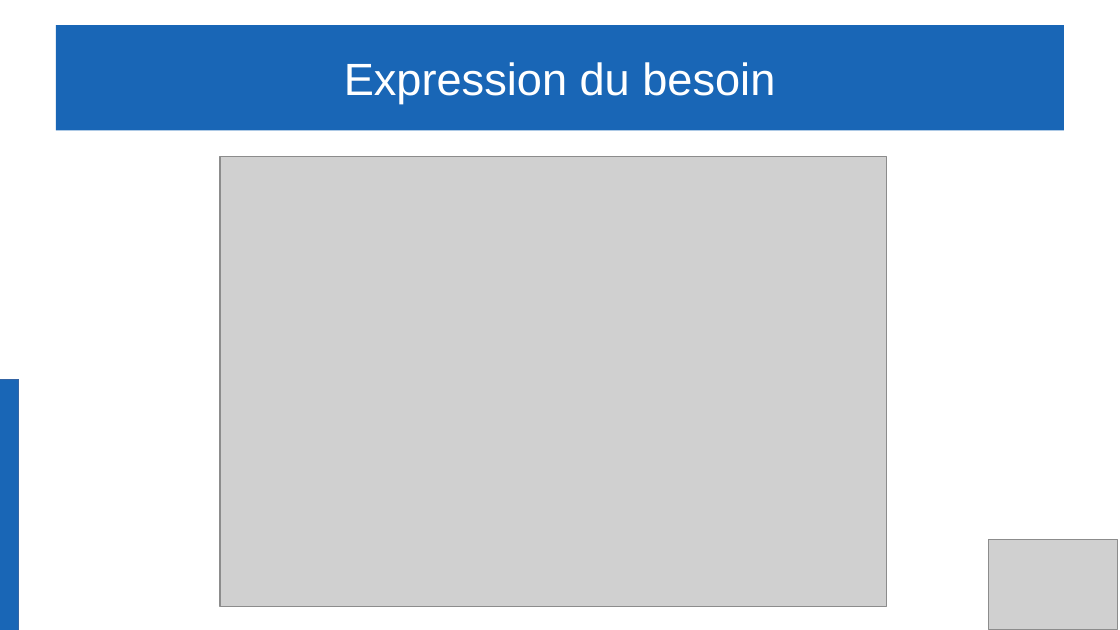
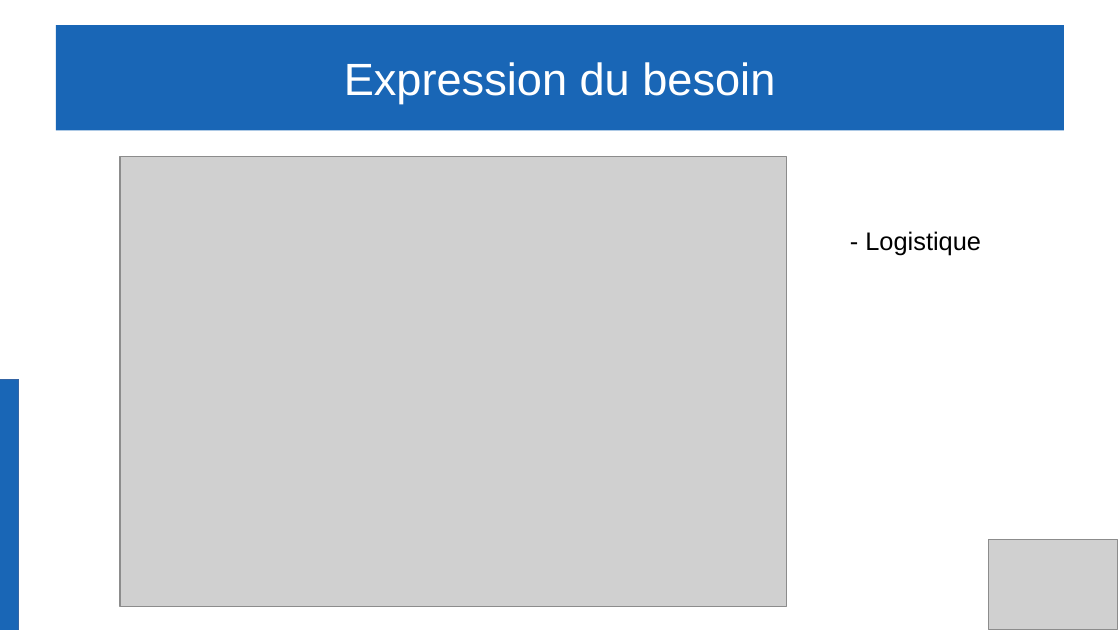
Before and after one commit to Gabin221/Tracking-BLE-documents, a slide deck: slide 3 of Revues/Revues2/Partie commune/presentation_yahya_andrea_gabin.odp. Drawn at 1120x630 pixels with LibreOffice and Linux fonts; fonts in the diff are those of the drawing; grey boxes stand for pictures. Boxes give left, top, right and bottom in pixels: in the first picture for what was removed or moved away, otherwise in the second. Text is boxed around its words. In the diff, an @@ line names an element or a change of style, - is before the commit and + after.

```diff
--- a/Revues/Revues2/Partie commune/presentation_yahya_andrea_gabin.odp
+++ b/Revues/Revues2/Partie commune/presentation_yahya_andrea_gabin.odp
@@ picture moved from (x1=221, y1=157, x2=887, y2=607) to (x1=120, y1=157, x2=787, y2=607) @@
@@ text added at (x1=865, y1=231, x2=981, y2=255), 18 pt, text #000000 @@
+- Logistique
```
Also in this commit, not shown: 2 other slides changed, 3 other files.
